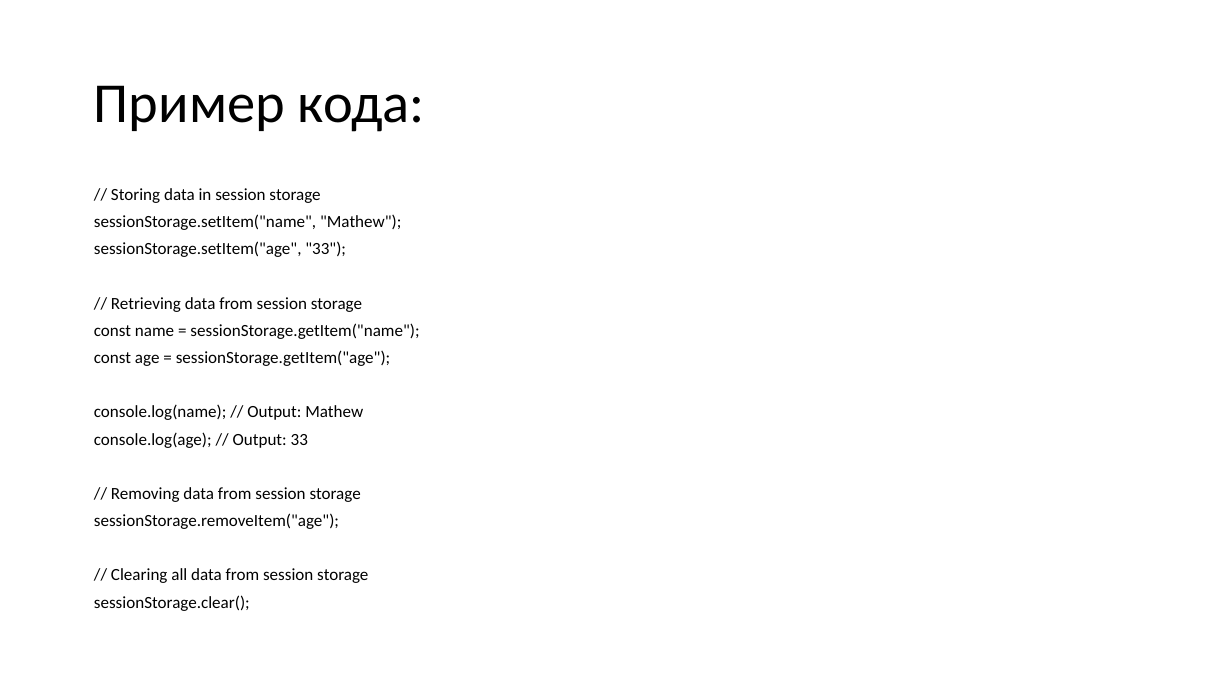
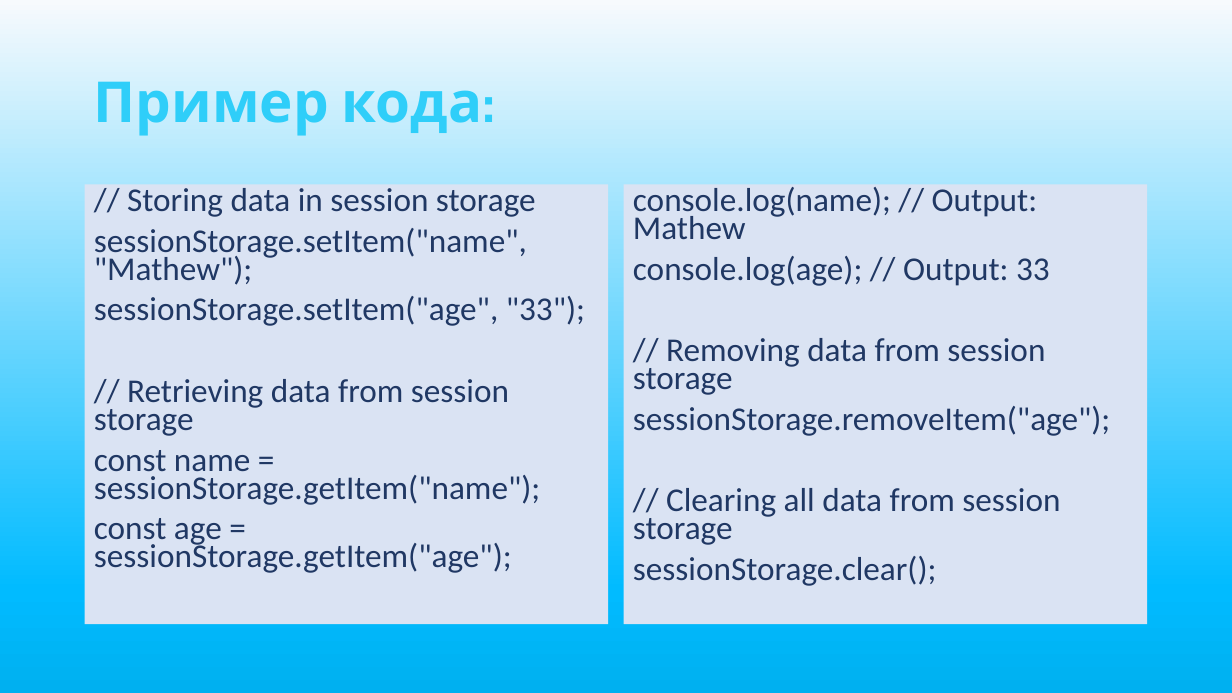
Before and after one commit to rrrrrrrrrrrrin/web-proj, a slide deck: slide 9 of web-proj.pptx. Drawn at 1232x693 pixels with LibreOffice and Linux fonts; fonts in the diff are those of the drawing. Boxes give left, top, right and bottom in pixels: in the first picture for what was removed or moved away, otherwise in the second. Text is boxed around its words. In the diff, an @@ line names an element or a change of style, - is before the commit and + after.

```diff
--- a/web-proj.pptx
+++ b/web-proj.pptx
@@ background #FFFFFF to gradient #F7FAFD to #01BBFF to #00B0F0 @@
@@ title "Пример кода:" at bbox=[94, 82, 482, 136]: font Calibri to Cabin, text colour #000000 to #2FCEF9, letter outline none to #7030A0 1.75 pt, bold on @@
@@ text "// Storing data in session ...": place and size @@
-text "// Storing data in session ..." at bbox=[94, 188, 419, 611]
+text "// Storing data in session ..." at bbox=[85, 185, 609, 625]
@@ text "// Storing data in session ..." at bbox=[85, 185, 609, 625]: size 13.3 to 25.9 pt, text colour #000000 to #203864; fill none to #DAE3F3 @@
@@ text added at bbox=[624, 185, 1148, 625], fill #DAE3F3, 25.9 pt, text #203864 @@
+console.log(name); // Output: Mathew
+console.log(age); // Output: 33
+// Removing data from session storage
+sessionStorage.removeItem("age");
+// Clearing all data from session storage
+sessionStorage.clear();
@@ text at bbox=[94, 404, 368, 611]: paragraphs removed @@
-console.log(name); // Output: Mathew
-console.log(age); // Output: 33
-// Removing data from session storage
-sessionStorage.removeItem("age");
-// Clearing all data from session storage
-sessionStorage.clear();
```
Also in this commit, not shown: 14 other slides changed, 1 other file.
